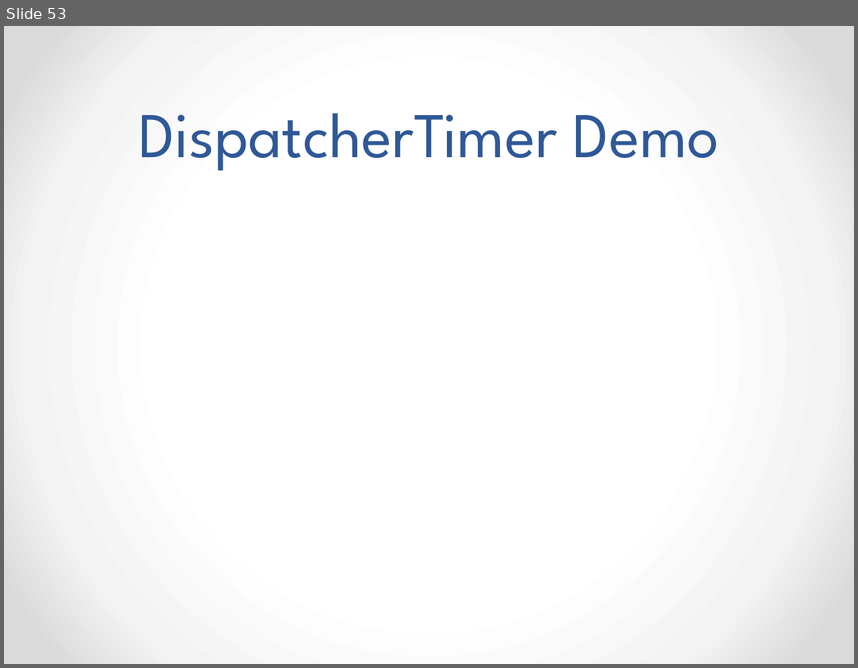
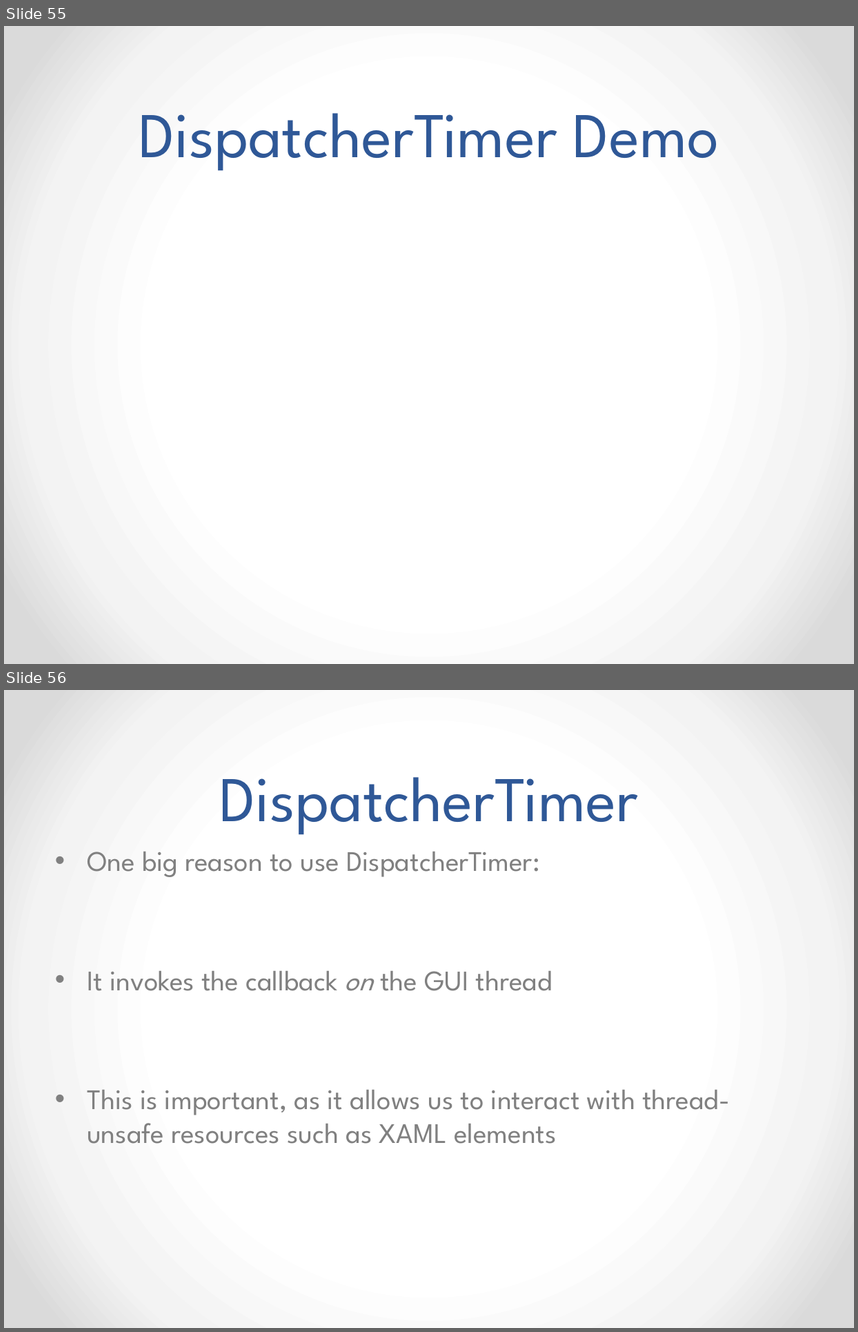
Before and after one commit to EE590-Winter2015/Materials, a slide deck: Week 2/Week 2.pptx. Shown one above the other, each under a label of ours: slide 53 before the commit, slides 55 and 56 after it. The pictures are 858x668 and 858x1332 pixels, drawn with LibreOffice and Linux fonts; fonts in the diff are those of the drawing. Boxes give left, top, right and bottom in pixels: in the first picture for what was removed or moved away, otherwise in the second. Text is boxed around its words. In the diff, an @@ line names an element or a change of style, - is before the commit and + after.

```diff
--- a/Week 2/Week 2.pptx
+++ b/Week 2/Week 2.pptx
@@ slide 56 added at (4, 690, 854, 1328), background gradient #FFFFFF to #F4F4F4 to #DADADA @@
@@ title added at (219, 777, 638, 835), 54 pt, text #2F5897 @@
+DispatcherTimer
@@ text added at (87, 851, 729, 1143), 24 pt, text #808080 @@
+• One big reason to use DispatcherTimer:
+• It invokes the callback on the GUI thread
+• This is important, as it allows us to interact with thread-unsafe resources such as XAML elements
@@ what was slide 53 is now slide 55 @@
```
Also in this commit, not shown: 4 slides changed, 3 other slides added, 2 other files.
